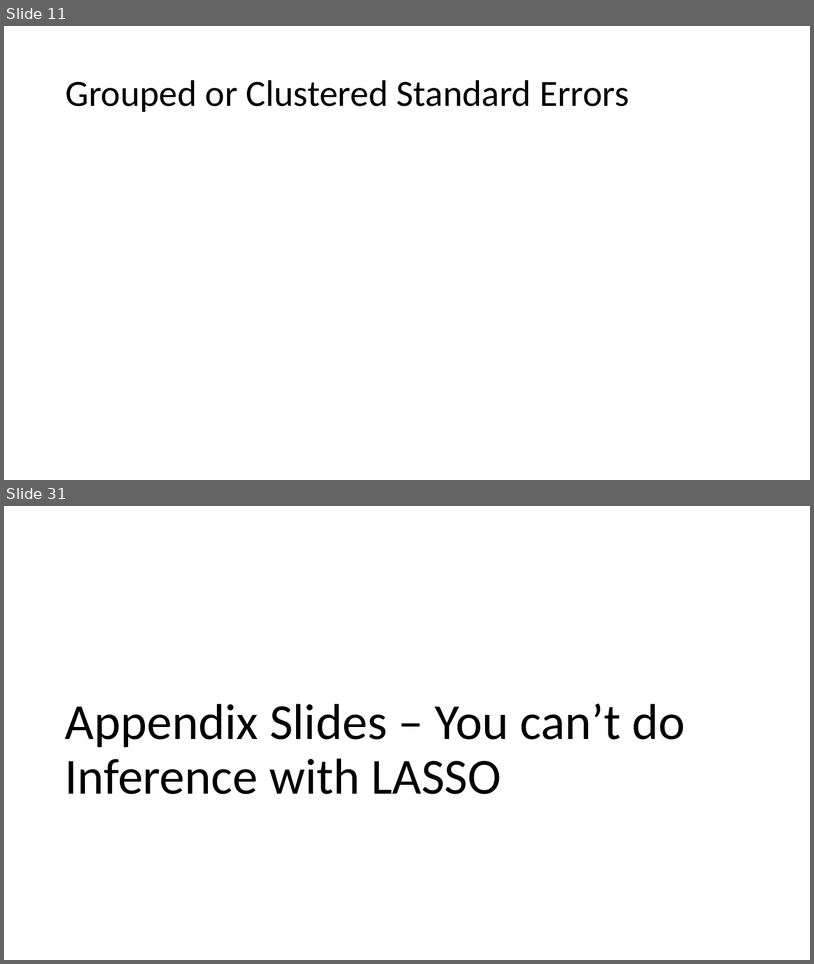
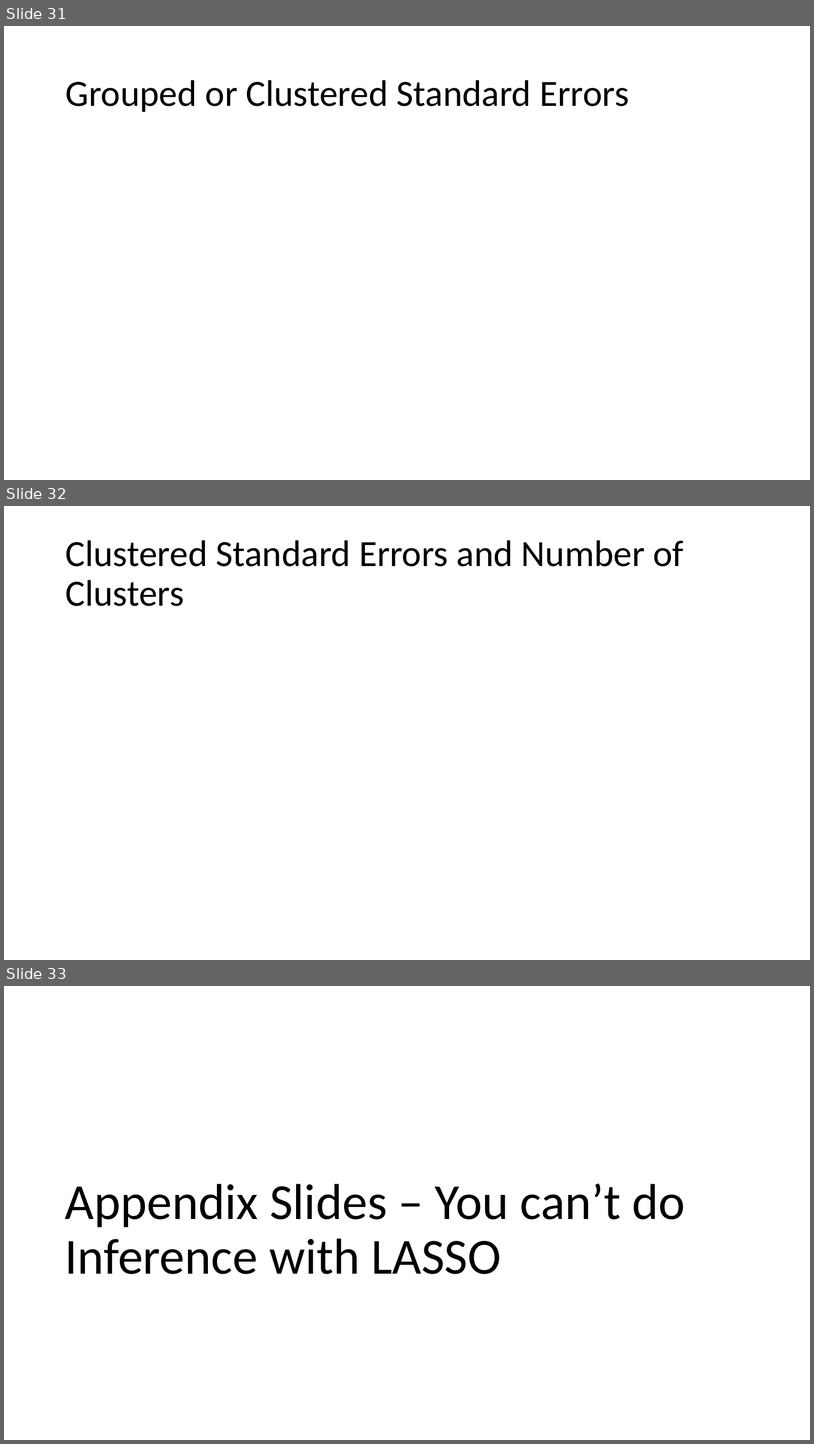
Before and after one commit to shoepaladin/causalinference_crashcourse, a slide deck: Powerpoints/3 Inference.pptx. Shown one above the other, each under a label of ours: slides 11 and 31 before the commit, slides 31, 32 and 33 after it; the slides between them are not shown. The pictures are 814x964 and 814x1444 pixels, drawn with LibreOffice and Linux fonts; fonts in the diff are those of the drawing; grey boxes stand for pictures. Boxes give left, top, right and bottom in pixels: in the first picture for what was removed or moved away, otherwise in the second. Text is boxed around its words. In the diff, an @@ line names an element or a change of style, - is before the commit and + after.

```diff
--- a/Powerpoints/3 Inference.pptx
+++ b/Powerpoints/3 Inference.pptx
@@ slide 32 added at bbox=[4, 506, 810, 960], background #FFFFFF @@
@@ title added at bbox=[65, 540, 684, 606], 44 pt, text #000000 @@
+Clustered Standard Errors and Number of Clusters
@@ what was slide 11 is now slide 31 @@
@@ what was slide 31 is now slide 33 @@
```
Also in this commit, not shown: 1 slide changed, 2 other slides added, 1 slide removed, 6 other files.
